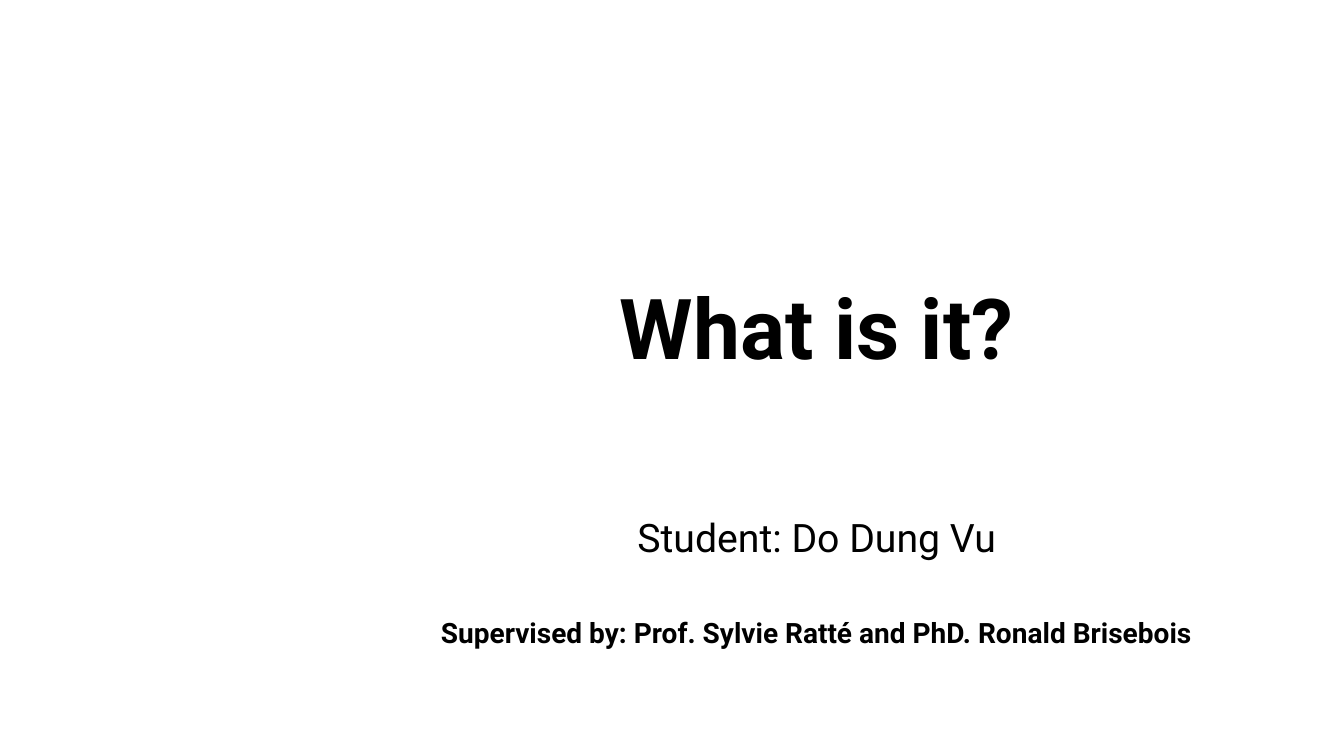
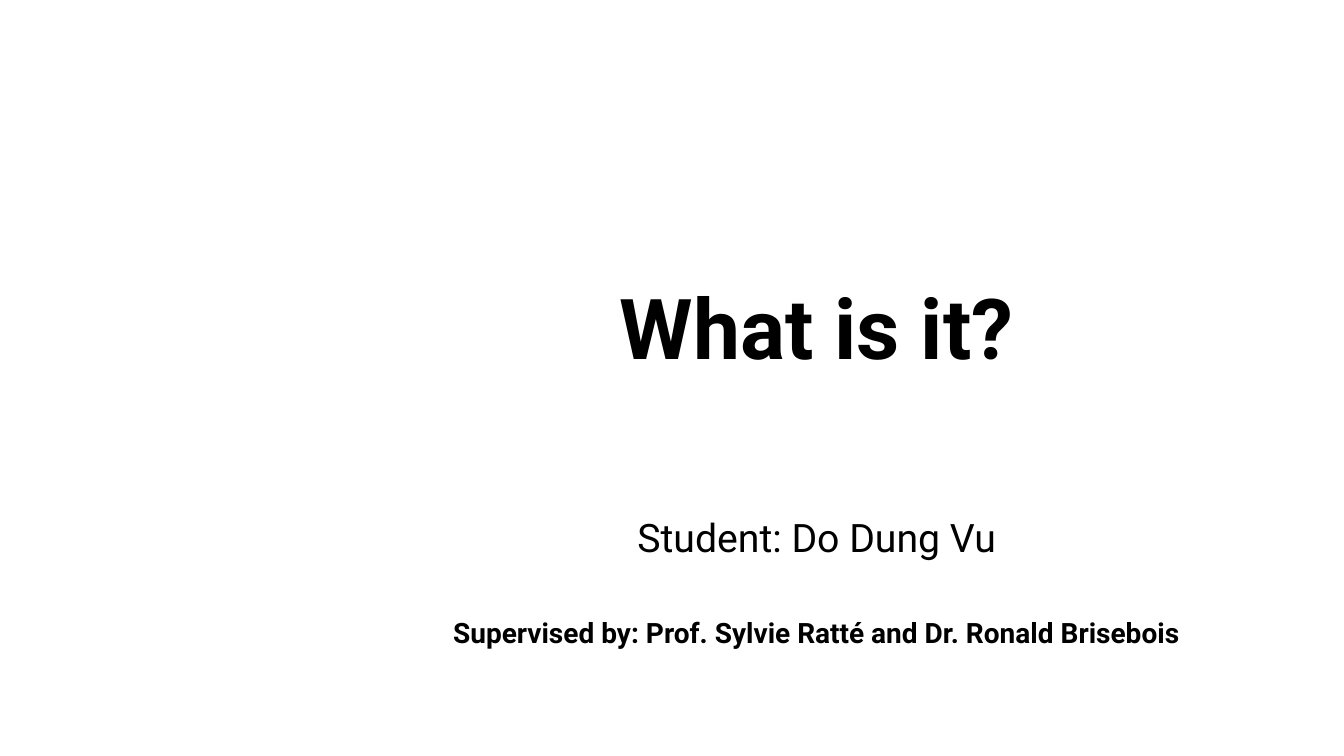
Before and after one commit to dungdovu/DGA1031, a slide deck: slide 1 of DGA1031/What is it.pptx. Drawn at 1344x756 pixels with LibreOffice and Linux fonts; fonts in the diff are those of the drawing; background and template pictures are left out. Boxes give left, top, right and bottom in pixels: in the first picture for what was removed or moved away, otherwise in the second. Text is boxed around its words. In the diff, an @@ line names an element or a change of style, - is before the commit and + after.

```diff
--- a/DGA1031/What is it.pptx
+++ b/DGA1031/What is it.pptx
@@ subtitle at bbox=[453, 621, 1180, 649]: text changed @@
-Supervised by: Prof. Sylvie Ratté and PhD. Ronald Brisebois
+Supervised by: Prof. Sylvie Ratté and Dr. Ronald Brisebois
```
Also in this commit, not shown: 1 other slide changed, 5 slides added, 2 slides removed, 1 other file.
